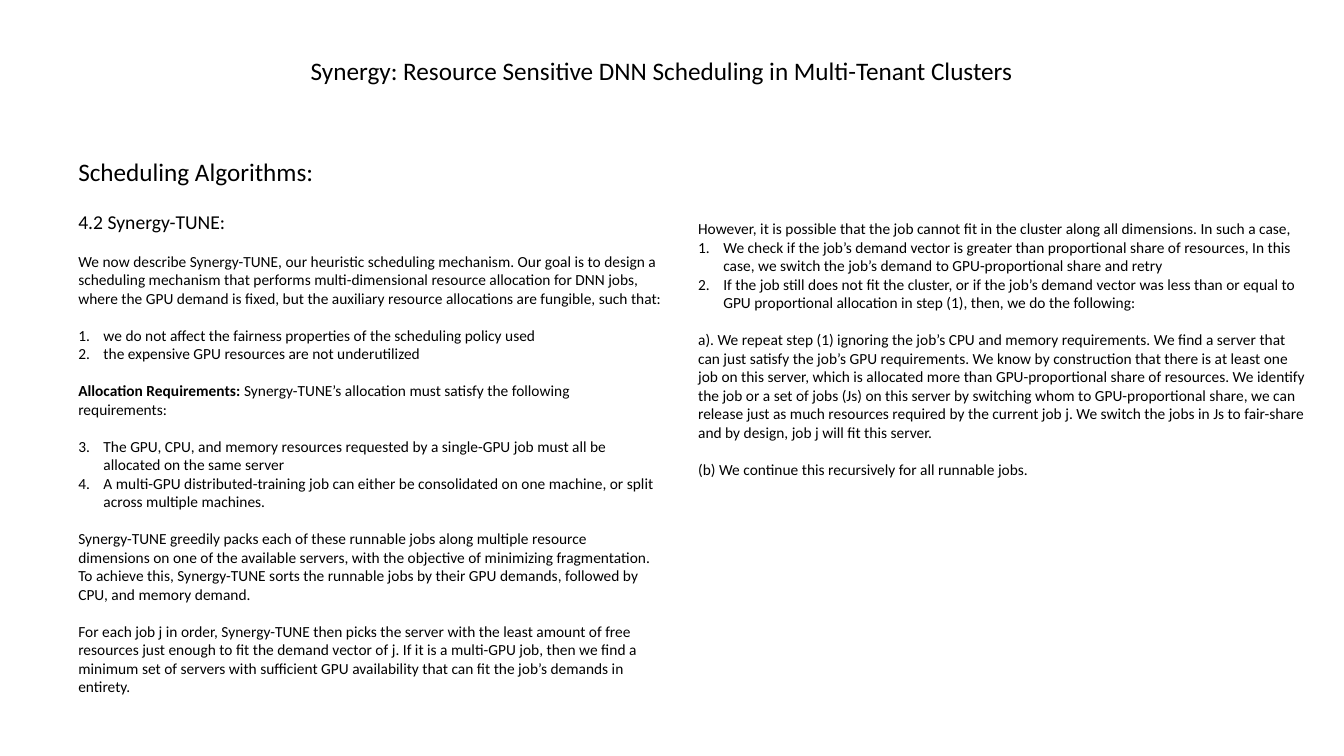
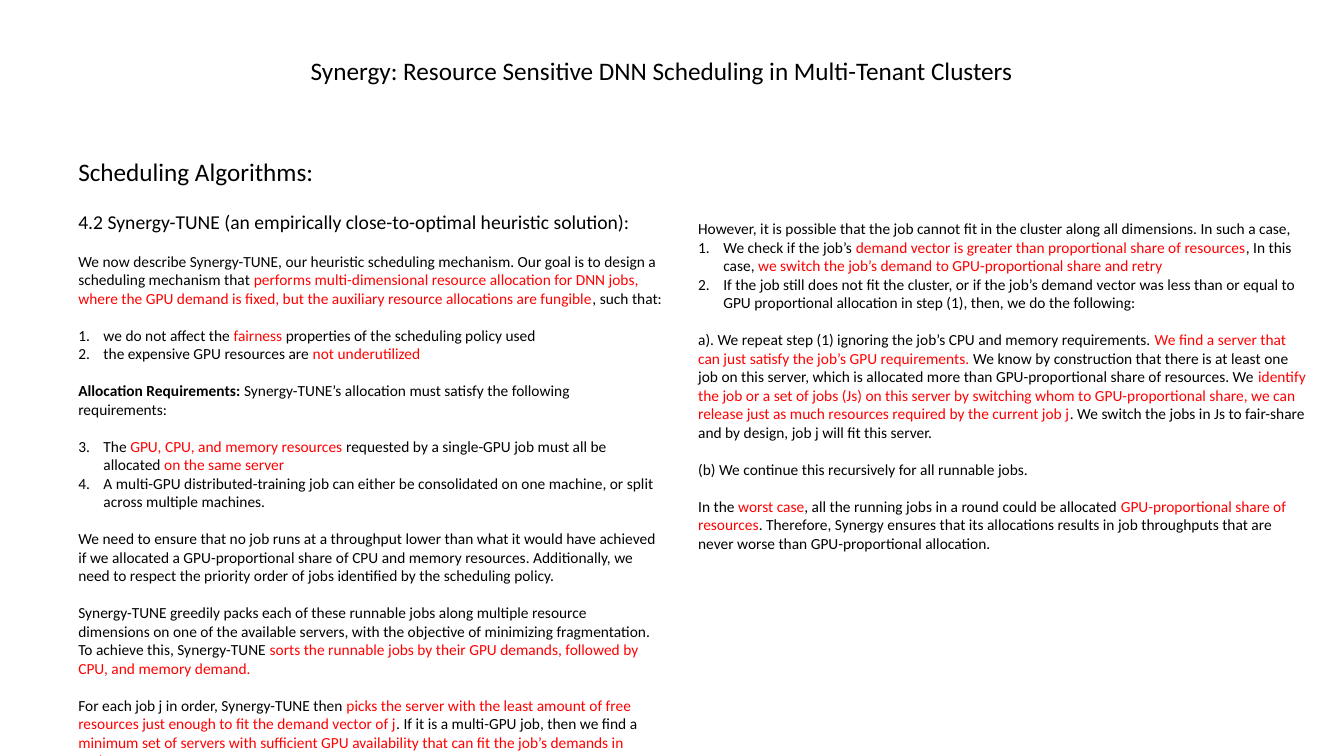
Before and after one commit to xuziyue/Google-Cluster-Workload-Traces-2019, a slide deck: slide 7 of three_papers.pptx (slide 6 before the commit). Drawn at 1344x756 pixels with LibreOffice and Linux fonts; fonts in the diff are those of the drawing. Boxes give left, top, right and bottom in pixels: in the first picture for what was removed or moved away, otherwise in the second. Text is boxed around its words. In the diff, an @@ line names an element or a change of style, - is before the commit and + after.

```diff
--- a/three_papers.pptx
+++ b/three_papers.pptx
@@ text at [78, 215, 630, 233]: text changed @@
-4.2 Synergy-TUNE:
+4.2 Synergy-TUNE (an empirically close-to-optimal heuristic solution):
@@ text at [78, 256, 662, 751]: text colour #000000 to #FF0000 in "performs multi-dimensional resource allocation for DNN jobs, ...", "fairness", "not underutilized", "GPU, CPU, and memory resources on the ..." and 2 more places @@
@@ text at [698, 242, 1306, 441]: text colour #000000 to #FF0000 in "demand vector is greater than proportional share ...", "We find a server that can just ..." @@
@@ text at [698, 501, 1286, 552]: paragraph added @@
+In the worst case, all the running jobs in a round could be allocated GPU-proportional share of resources. Therefore, Synergy ensures that its allocations results in job throughputs that are never worse than GPU-proportional allocation.
@@ text at [78, 533, 656, 584]: paragraph added @@
+We need to ensure that no job runs at a throughput lower than what it would have achieved if we allocated a GPU-proportional share of CPU and memory resources. Additionally, we need to respect the priority order of jobs identified by the scheduling policy.
```
Also in this commit, not shown: 2 other slides changed, 1 slide added.
